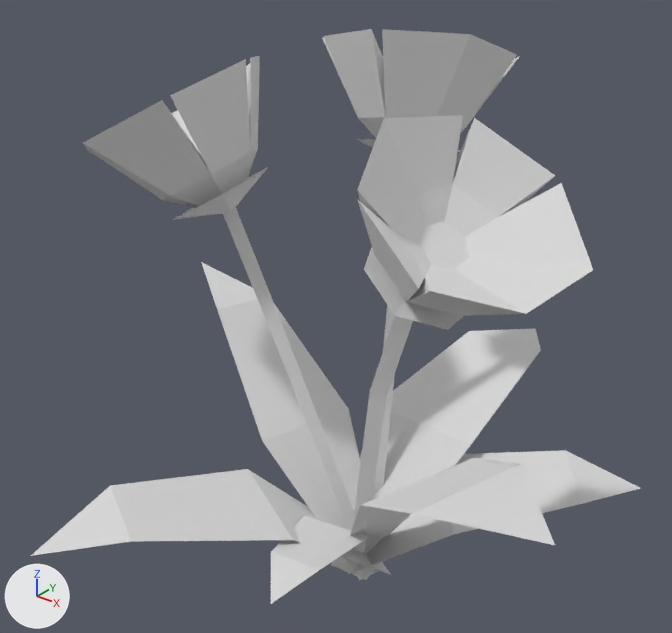
What one commit did to the glTF model public/models/carnations.glb.
Camera for both pictures: a camera (50 mm lens) standing at (0.646, -0.872, 0.84) and looking at (-0.071, 0.023, 0.285). The lights are fixed; the arrows at lower left show +X, +Y and +Z. Where no turn or scale is listed for an object, it has been applied to the vertices.

The first picture shows 'carnations'.
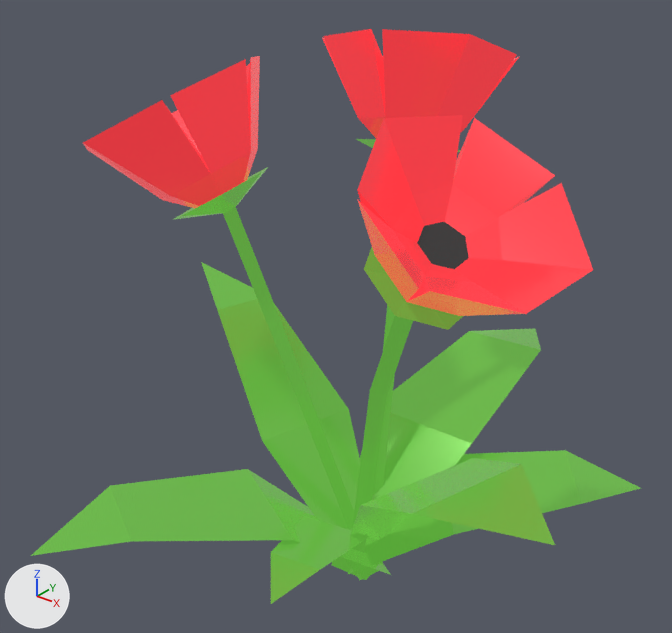
Location of each change, (x1, y1, x2, y2) in pixels of the pictures (672 x 633 px):
'carnations', recoloured
    both: (31, 29, 641, 604)

The change, as a diff of the scene's bpy script:
```diff
--- a/public/models/carnations.glb.py
+++ b/public/models/carnations.glb.py
@@ img_base @@
+img_base = load_image('base', '_unpacked/base', 1024, 1024, 'sRGB')
@@ mat_lowpoly_colors_001 @@
+mat_lowpoly_colors_001 = bpy.data.materials.new('LOWPOLY-COLORS.001')
+# uses the picture img_base
@@ me_carnations @@
 me_carnations.from_pydata(...)  # 210 vertices, 336 faces; spans x -0.433..0.367, y -0.403..0.506, z -0.093..0.656
-me_carnations.materials.append(mat_lowpoly_colors)  # white #e7e7e7
+me_carnations.materials.append(mat_lowpoly_colors_001)
```
